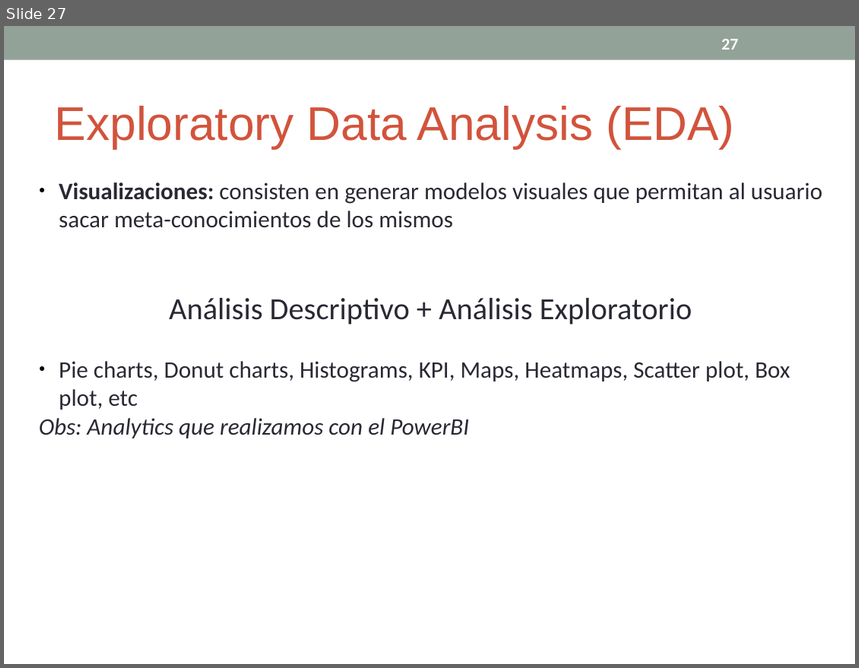
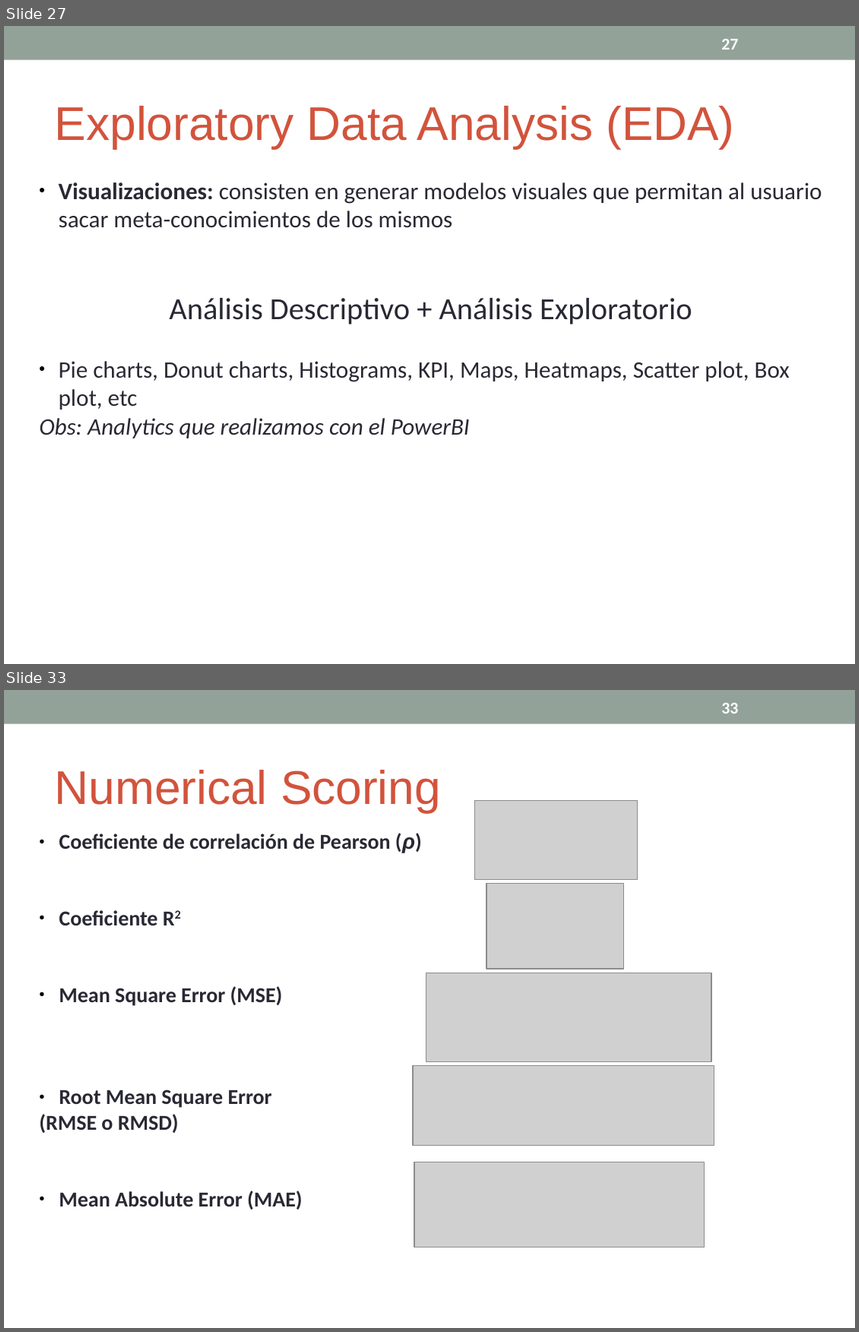
Before and after one commit to cdsparaguay/cursodwh, a slide deck: clases/DWH_Clase03.ppt. Shown one above the other, each under a label of ours: slide 27 before the commit, slides 27 and 33 after it; the slides between them are not shown. The pictures are 859x668 and 859x1332 pixels, drawn with LibreOffice and Linux fonts; fonts in the diff are those of the drawing; grey boxes stand for pictures. Boxes give left, top, right and bottom in pixels: in the first picture for what was removed or moved away, otherwise in the second. Text is boxed around its words. In the diff, an @@ line names an element or a change of style, - is before the commit and + after.

Commit message:
Se agregó teoría de modelos predictivos, scoring, training y validation

```diff
--- a/clases/DWH_Clase03.ppt
+++ b/clases/DWH_Clase03.ppt
@@ slide 33 added at [4,690,855,1328], background #FFFFFF; not listed: 1 template element that a slide beside it also shows @@
@@ page number added at [721,703,738,714], 14 pt, text #FFFFFF, bold @@
+33
@@ text added at [55,770,441,813], 40 pt, text #D2533C @@
+Numerical Scoring
@@ picture added at [474,801,637,880] @@
@@ text added at [39,833,422,1210], 18 pt, text #292934, bold @@
+● Coeficiente de correlación de Pearson (ρ)
+● Coeficiente R2
+● Mean Square Error (MSE)
+● Root Mean Square Error
+(RMSE o RMSD)
+● Mean Absolute Error (MAE)
@@ picture added at [487,883,623,969] @@
@@ picture added at [427,973,712,1062] @@
@@ picture added at [413,1066,714,1146] @@
@@ picture added at [414,1163,705,1248] @@
```
Also in this commit, not shown: 7 other slides changed, 7 other slides added, 1 other file.
